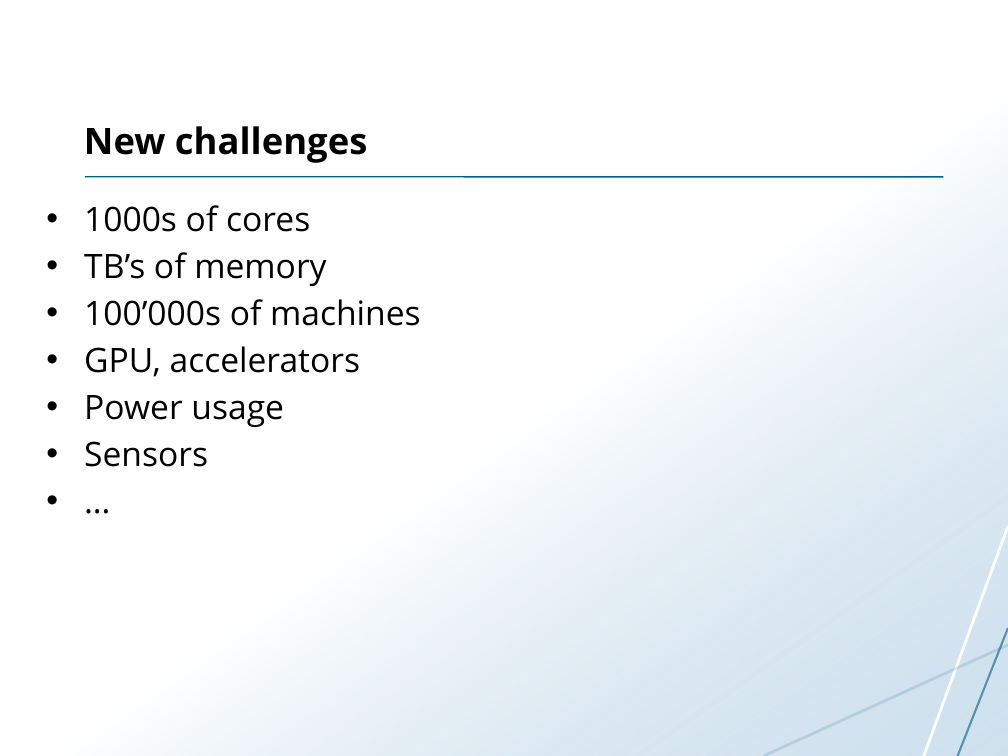
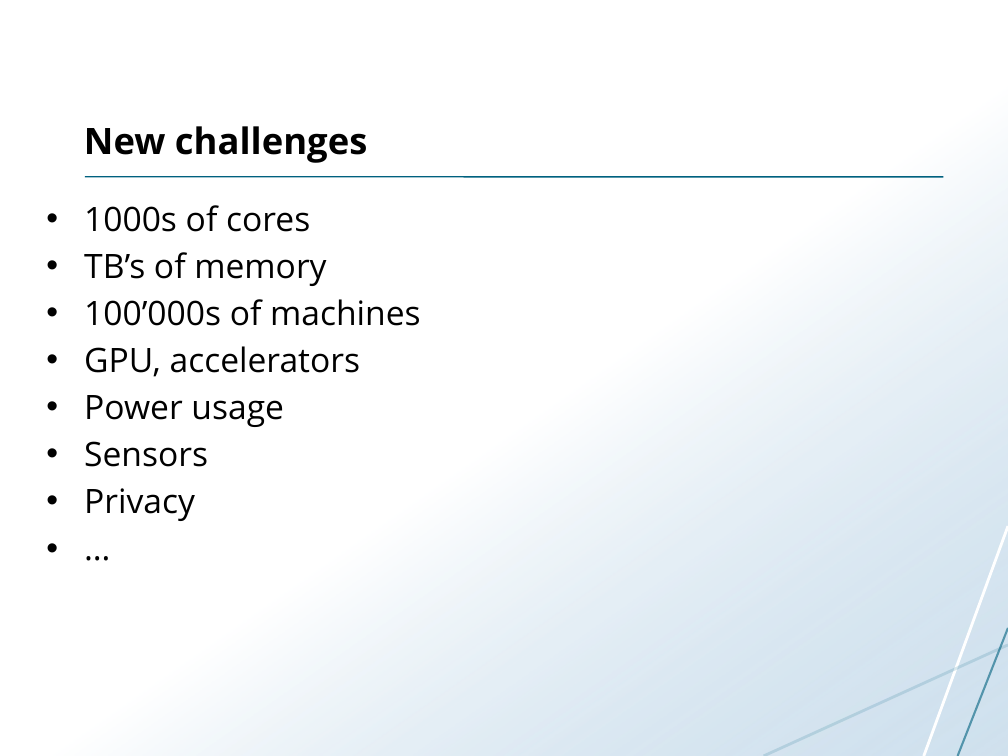
Before and after one commit to uit-inf-2201-s17/uit-inf-2201-s17.github.io, a slide deck: slide 7 of lectures/01-introduction.pptx. Drawn at 1008x756 pixels with LibreOffice and Linux fonts; fonts in the diff are those of the drawing. Boxes give left, top, right and bottom in pixels: in the first picture for what was removed or moved away, otherwise in the second. Text is boxed around its words. In the diff, an @@ line names an element or a change of style, - is before the commit and + after.

Commit message:
Updated lecture 01
Added slides for lecture 02

```diff
--- a/lectures/01-introduction.pptx
+++ b/lectures/01-introduction.pptx
@@ text at <box>84,488,195,521</box>: paragraph added @@
+• Privacy
```
Also in this commit, not shown: 4 other files.
